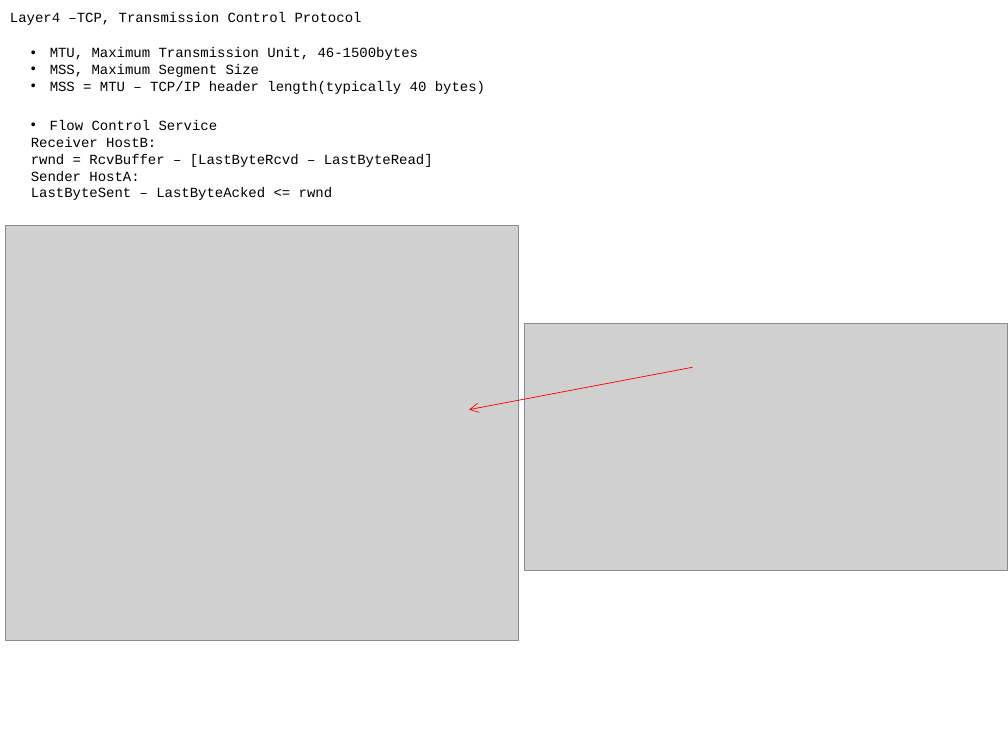
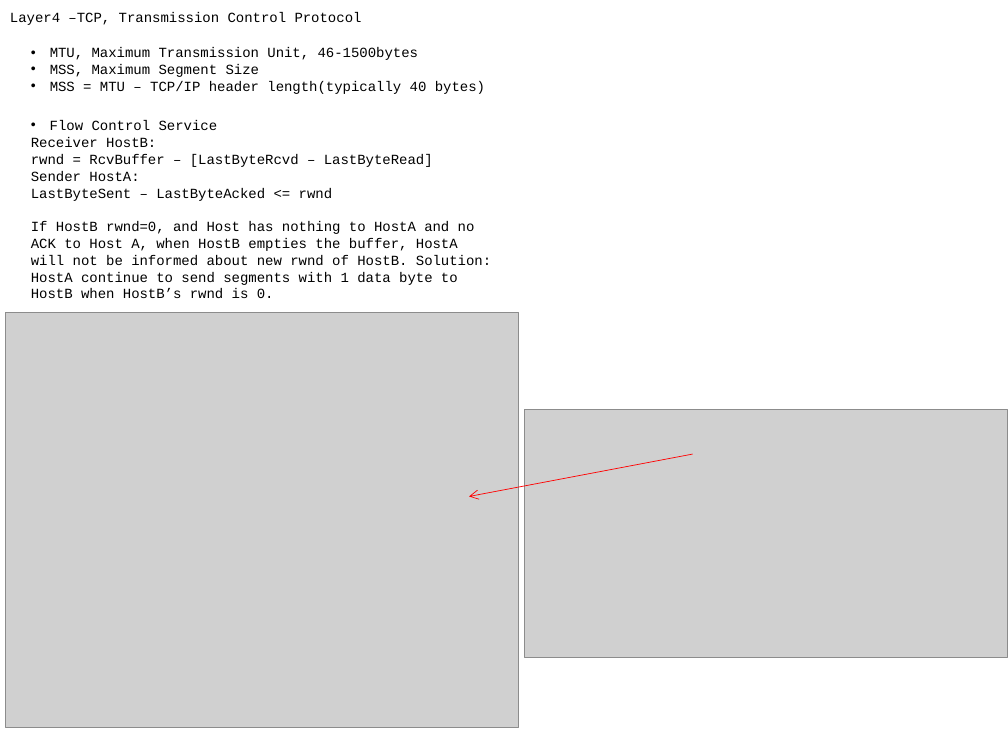
Before and after one commit to movetobe/xxx, a slide deck: slide 83 of xxx.pptx (slide 80 before the commit). Drawn at 1008x756 pixels with LibreOffice and Linux fonts; fonts in the diff are those of the drawing; grey boxes stand for pictures. Boxes give left, top, right and bottom in pixels: in the first picture for what was removed or moved away, otherwise in the second. Text is boxed around its words. In the diff, an @@ line names an element or a change of style, - is before the commit and + after.

```diff
--- a/xxx.pptx
+++ b/xxx.pptx
@@ text at <box>31,221,491,298</box>: paragraphs added @@
+If HostB rwnd=0, and Host has nothing to HostA and no ACK to Host A, when HostB empties the buffer, HostA will not be informed about new rwnd of HostB. Solution:
+HostA continue to send segments with 1 data byte to HostB when HostB’s rwnd is 0.
@@ 2 pictures, 1 arrow: place and size @@
-2 pictures, 1 arrow at <box>6,226,1008,641</box>
+2 pictures, 1 arrow at <box>6,312,1008,728</box>
```
Also in this commit, not shown: 4 other slides changed, 3 slides added, 1 other file.
